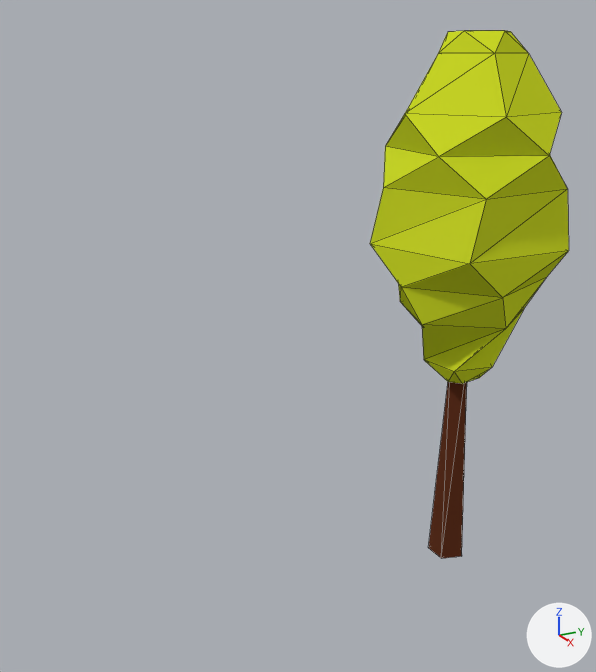
Renders of the Blender file TheOvercoat/Assets/Models(blend)/Exterior/tree02.blend from each side of a commit.
Camera for both pictures: a 50 mm lens placed at (9.23, -7.7, 6.11), pointed at (-0.23, -2.64, 2.51). The lights are fixed; the arrows at lower right show +X, +Y and +Z. Mesh edges are drawn as thin lines. Objects named as collision shapes, trigger or cutter boxes, shadow casters or lower levels of detail are left out.
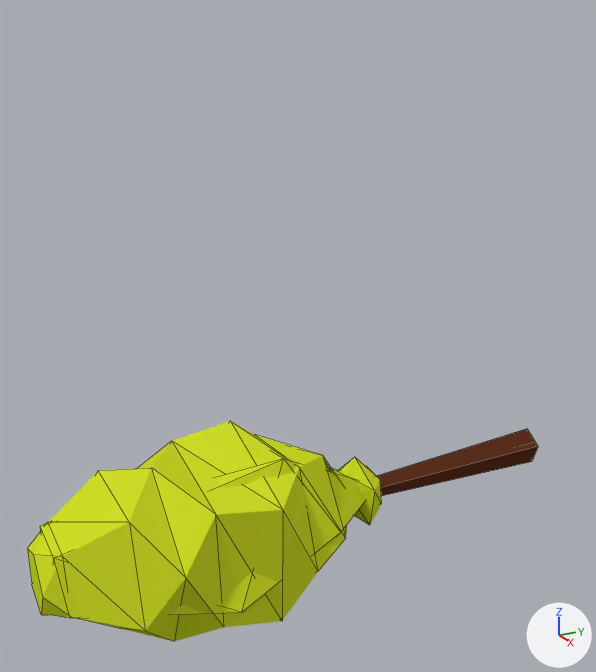
Where the change shows, as pixel boxes (x1, y1, x2, y2) in the pictures (596 x 672 px):
'Cube', turned, modifiers changed
    before: (370, 30, 569, 558)
    after: (40, 452, 366, 618)
'tree02_LOD0', added
    after: (27, 421, 538, 641)

Diff of the bpy script that builds the scene:
```diff
--- a/TheOvercoat/Assets/Models(blend)/Exterior/tree02.blend.py
+++ b/TheOvercoat/Assets/Models(blend)/Exterior/tree02.blend.py
@@ ob_cube @@
 ob_cube.location = (0.0, 0.0, 0.0)
+ob_cube.rotation_euler = (1.571, 0.0, 0.0)  # degrees (90, 0, 0)
 _m = ob_cube.modifiers.new('Decimate', 'DECIMATE')
-_m.ratio = 0.926
+_m.ratio = 0.2
 _m.use_collapse_triangulate = True
@@ ob_tree02_lod0 @@
+ob_tree02_lod0 = bpy.data.objects.new('tree02_LOD0', me_cube)
+ob_tree02_lod0.location = (0.0, 0.0, 0.0)
+ob_tree02_lod0.rotation_euler = (1.571, 0.0, 0.0)  # degrees (90, 0, 0)
```
